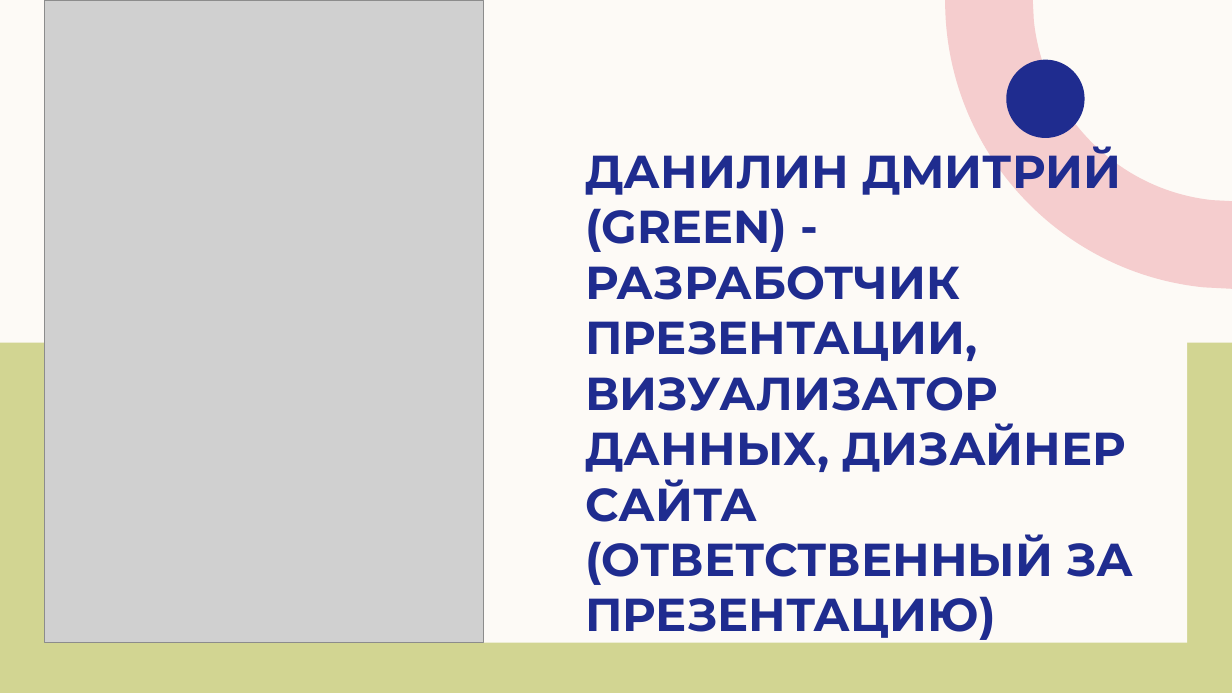
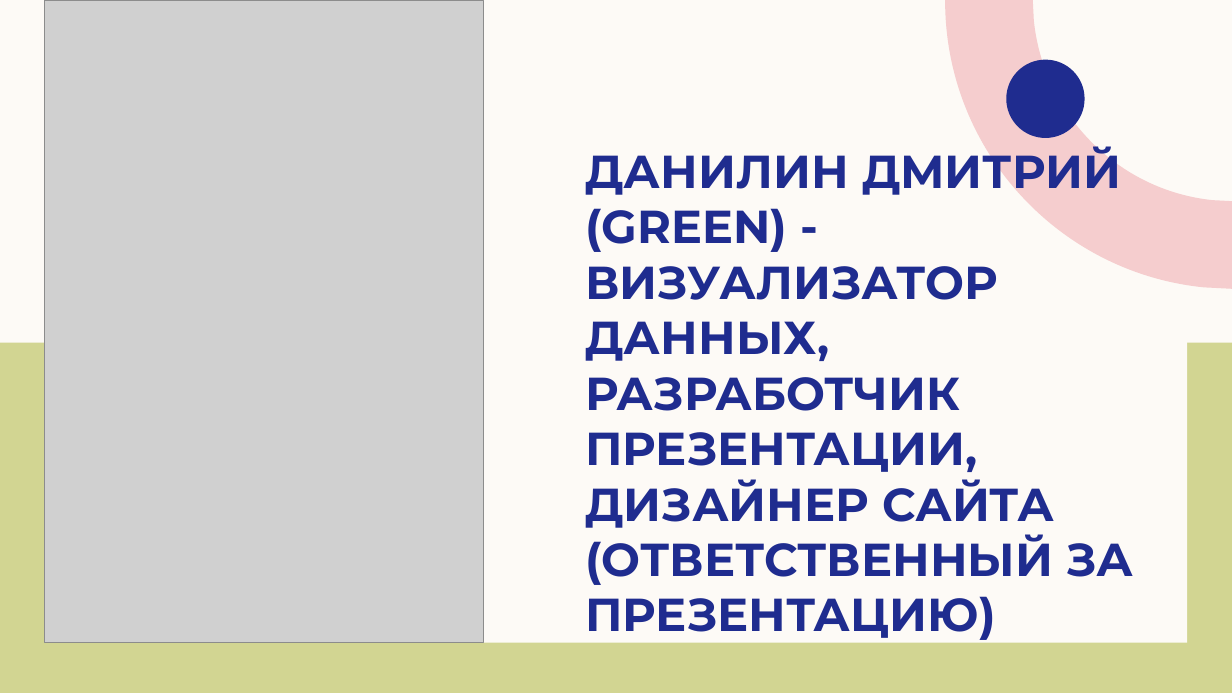
Before and after one commit to andreyilych/cs2valvesoftware, a slide deck: slide 8 of анализатор подозрительности доменных имен (DNS).pptx. Drawn at 1232x693 pixels with LibreOffice and Linux fonts; fonts in the diff are those of the drawing; grey boxes stand for pictures. Boxes give left, top, right and bottom in pixels: in the first picture for what was removed or moved away, otherwise in the second. Text is boxed around its words. In the diff, an @@ line names an element or a change of style, - is before the commit and + after.

```diff
--- a/анализатор подозрительности доменных имен (DNS).pptx
+++ b/анализатор подозрительности доменных имен (DNS).pptx
@@ title at [585,143,1133,640]: text changed @@
-ДАНИЛИН ДМИТРИЙ (GREEN) - РАЗРАБОТЧИК ПРЕЗЕНТАЦИИ, ВИЗУАЛИЗАТОР ДАННЫХ, ДИЗАЙНЕР САЙТА (ОТВЕТСТВЕННЫЙ ЗА ПРЕЗЕНТАЦИЮ)
+ДАНИЛИН ДМИТРИЙ (GREEN) - ВИЗУАЛИЗАТОР ДАННЫХ, РАЗРАБОТЧИК ПРЕЗЕНТАЦИИ, ДИЗАЙНЕР САЙТА (ОТВЕТСТВЕННЫЙ ЗА ПРЕЗЕНТАЦИЮ)
```
Also in this commit, not shown: 7 other slides changed, 10 slides added, 2 slides removed.
